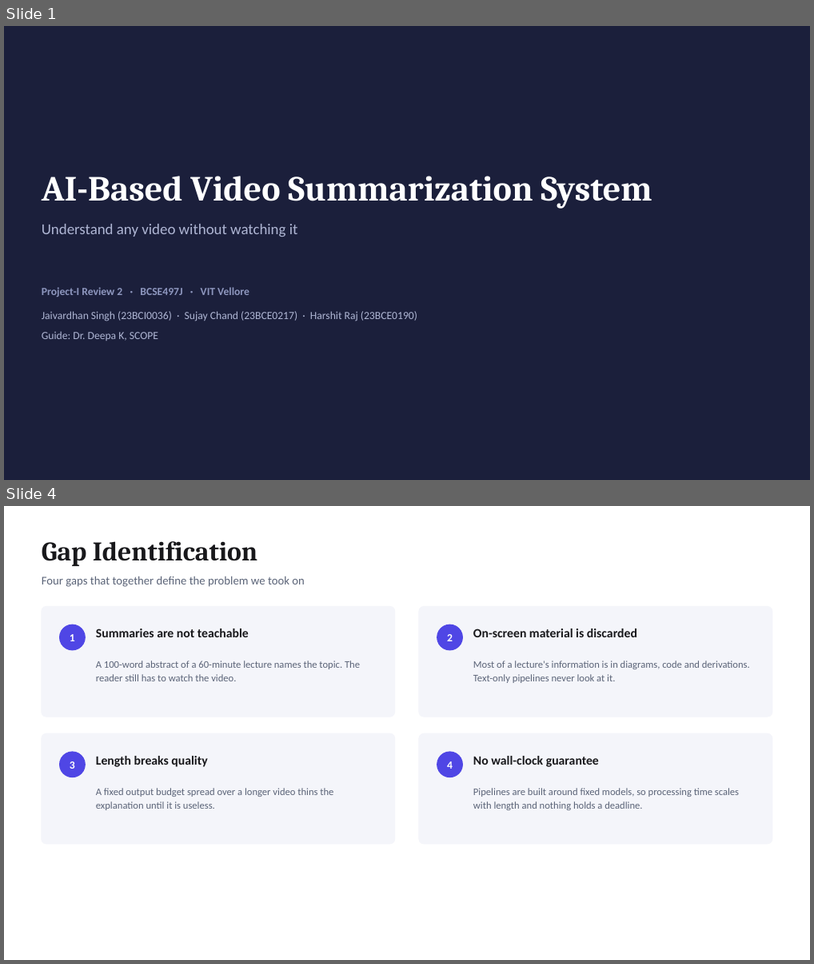
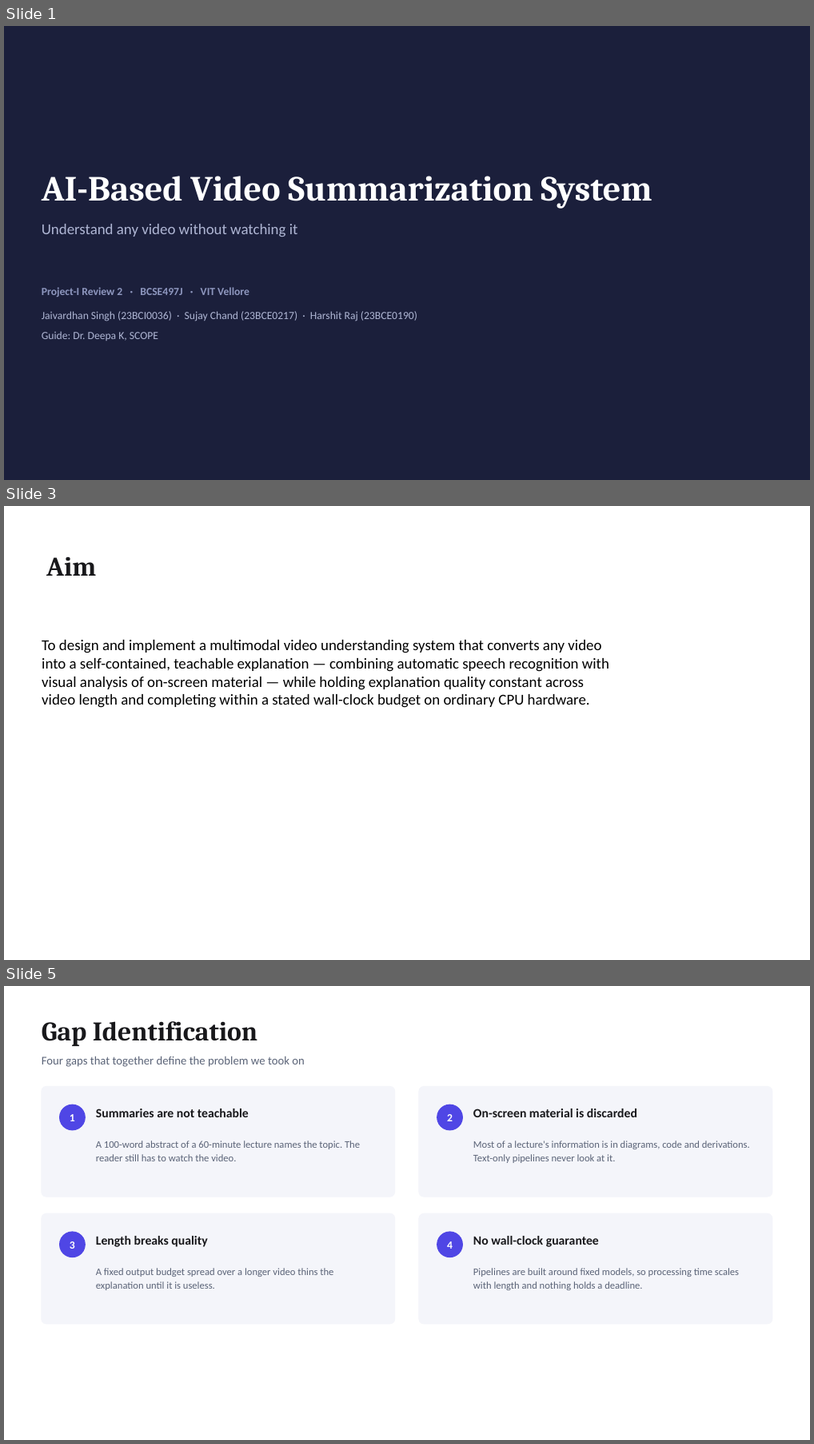
Before and after one commit to JAIVARDHAN1402/AI-Video-Summarizer, a slide deck: Project-I-Review-2.pptx. Shown one above the other, each under a label of ours: slides 1 and 4 before the commit, slides 1, 3 and 5 after it; the slides between them are not shown. The pictures are 814x964 and 814x1444 pixels, drawn with LibreOffice and Linux fonts; fonts in the diff are those of the drawing. Boxes give left, top, right and bottom in pixels: in the first picture for what was removed or moved away, otherwise in the second. Text is boxed around its words. In the diff, an @@ line names an element or a change of style, - is before the commit and + after.

```diff
--- a/Project-I-Review-2.pptx
+++ b/Project-I-Review-2.pptx
@@ slide 3 added at bbox=[4, 506, 810, 960], background #FFFFFF @@
@@ text added at bbox=[46, 556, 96, 576], 32 pt, text #18181B, bold @@
+Aim
@@ text added at bbox=[42, 640, 610, 708], 18 pt, text #000000 @@
+To design and implement a multimodal video understanding system that converts any video into a self-contained, teachable explanation — combining automatic speech recognition with visual analysis of on-screen material — while holding explanation quality constant across video length and completing within a stated wall-clock budget on ordinary CPU hardware.
@@ what was slide 4 is now slide 5 @@
```
Also in this commit, not shown: 4 other slides added, 4 slides removed, 16 other files.
